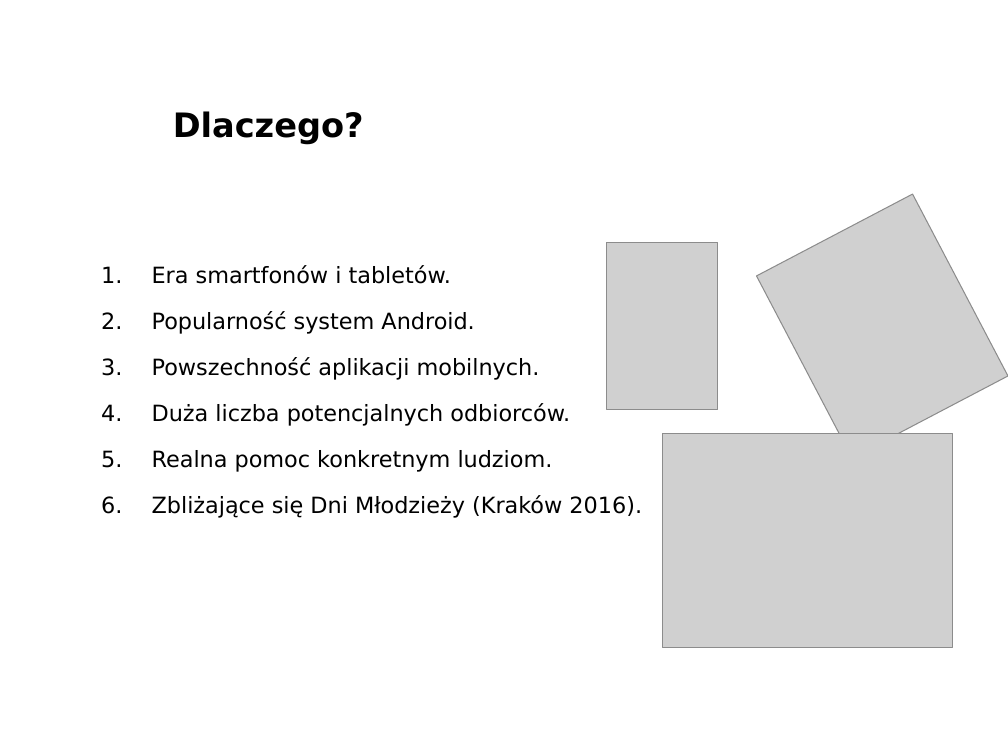
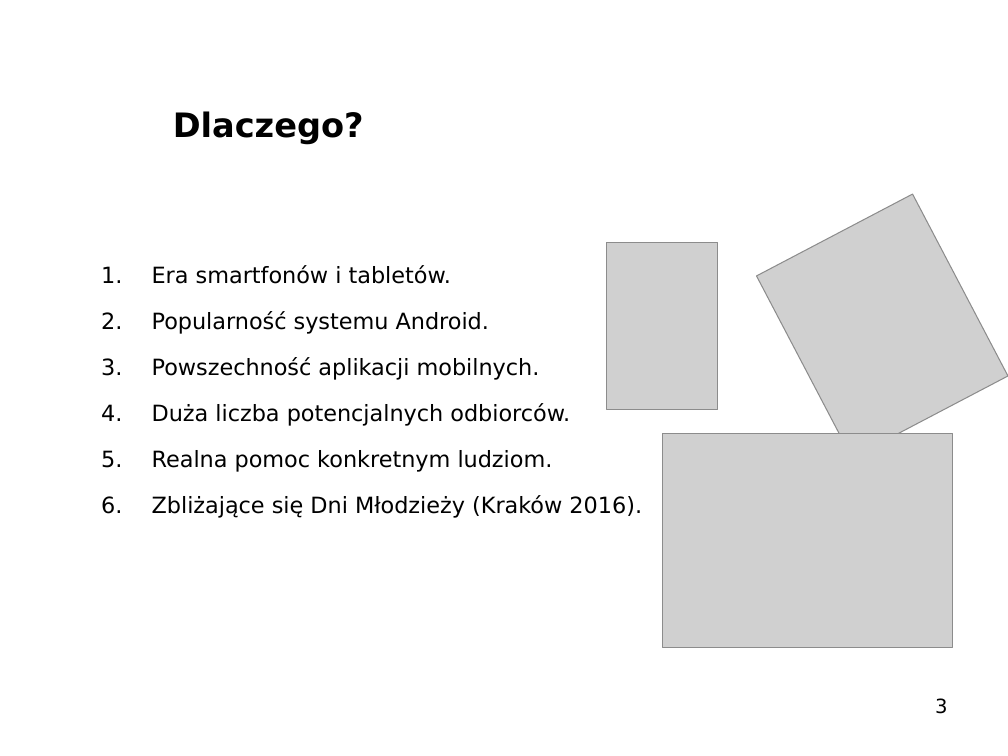
Before and after one commit to kslusarczyk/lagiewniki, a slide deck: slide 3 of laboratorium_dyplomowe.ppt. Drawn at 1008x756 pixels with LibreOffice and Linux fonts; fonts in the diff are those of the drawing; grey boxes stand for pictures; background and template pictures are left out. Boxes give left, top, right and bottom in pixels: in the first picture for what was removed or moved away, otherwise in the second. Text is boxed around its words. In the diff, an @@ line names an element or a change of style, - is before the commit and + after.

```diff
--- a/laboratorium_dyplomowe.ppt
+++ b/laboratorium_dyplomowe.ppt
@@ text at [152,311,489,334]: text changed @@
-2. Popularność system Android.
+2. Popularność systemu Android.
@@ page number added at [935,698,947,714], 14 pt, text #000000 @@
+3
```
Also in this commit, not shown: 4 other slides changed.
